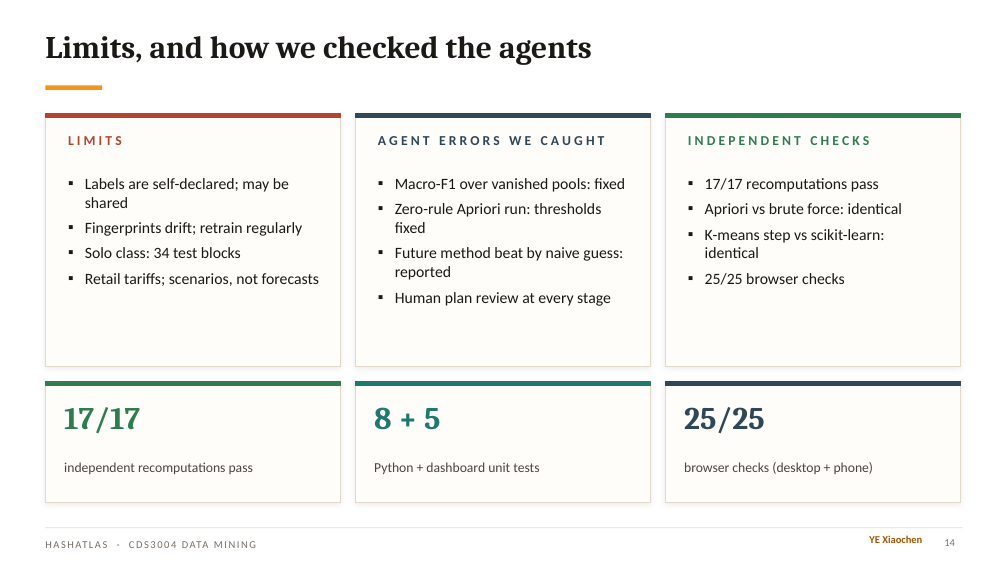
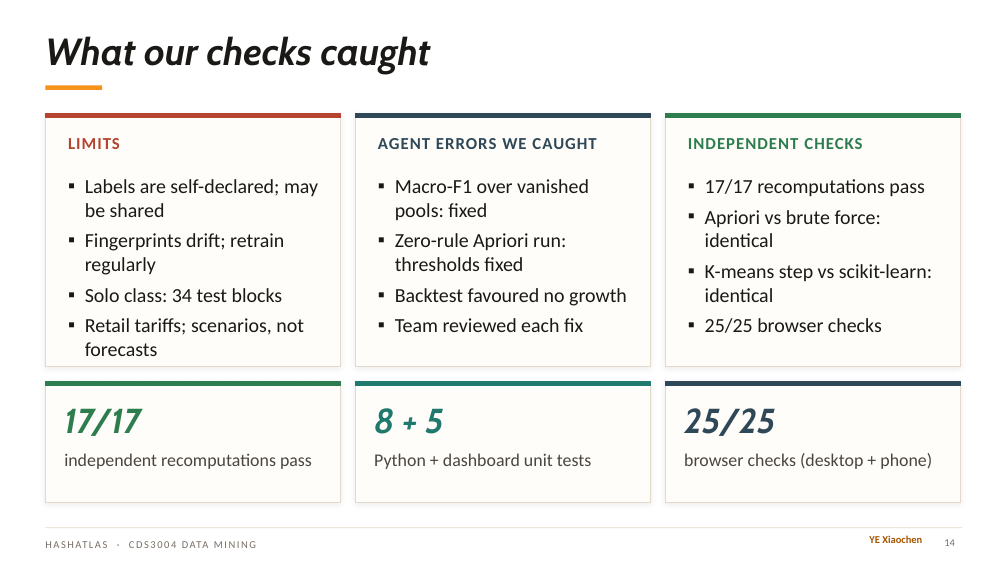
Before and after one commit to ansonlo-dev/HashAtlas, a slide deck: slide 14 of presentation/HashAtlas.pptx. Drawn at 1008x567 pixels with LibreOffice and Linux fonts; fonts in the diff are those of the drawing; background and template pictures are left out. Boxes give left, top, right and bottom in pixels: in the first picture for what was removed or moved away, otherwise in the second. Text is boxed around its words. In the diff, an @@ line names an element or a change of style, - is before the commit and + after.

```diff
--- a/presentation/HashAtlas.pptx
+++ b/presentation/HashAtlas.pptx
@@ title at (45,36,431,74): text changed; size 30 to 36 pt; font Cambria to Cabin; italic on @@
-Limits, and how we checked the agents
+What our checks caught
@@ size 13 to 16 pt, letter spacing 3 to 1 pt in 3 elements at (68,138,120,149), (378,138,596,149), (688,138,862,149) @@
@@ text "Labels are self-declared; may be ..." at (85,179,318,356): size 15 to 19 pt @@
@@ text at (395,179,589,271): size 15 to 19 pt in "Macro-F1 over vanished pools: fixed", "Zero-rule Apriori run: thresholds fixed" @@
@@ text "17/17 recomputations pass" at (705,179,932,333): size 15 to 19 pt @@
@@ text at (395,288,627,332): text changed; size 15 to 19 pt @@
-▪ Future method beat by naive guess: reported
-▪ Human plan review at every stage
+▪ Backtest favoured no growth
+▪ Team reviewed each fix
@@ size 30 to 33 pt, font Cambria to Cabin, italic on in 3 elements at (64,408,141,436), (374,408,443,434), (684,408,775,436) @@
@@ text "independent recomputations pass": place and size @@
-text "independent recomputations pass" at (64,462,253,474)
+text "independent recomputations pass" at (64,453,312,469)
@@ text "Python + dashboard unit tests": place and size @@
-text "Python + dashboard unit tests" at (374,462,539,474)
+text "Python + dashboard unit tests" at (374,453,591,469)
@@ size 13 to 17 pt in 3 elements at (64,453,312,469), (374,453,591,469), (684,453,932,469) @@
@@ text "browser checks (desktop + phone)": place and size @@
-text "browser checks (desktop + phone)" at (684,462,874,474)
+text "browser checks (desktop + phone)" at (684,453,932,469)
```
Also in this commit, not shown: 21 other slides changed, 1 slide added, 15 other files.
